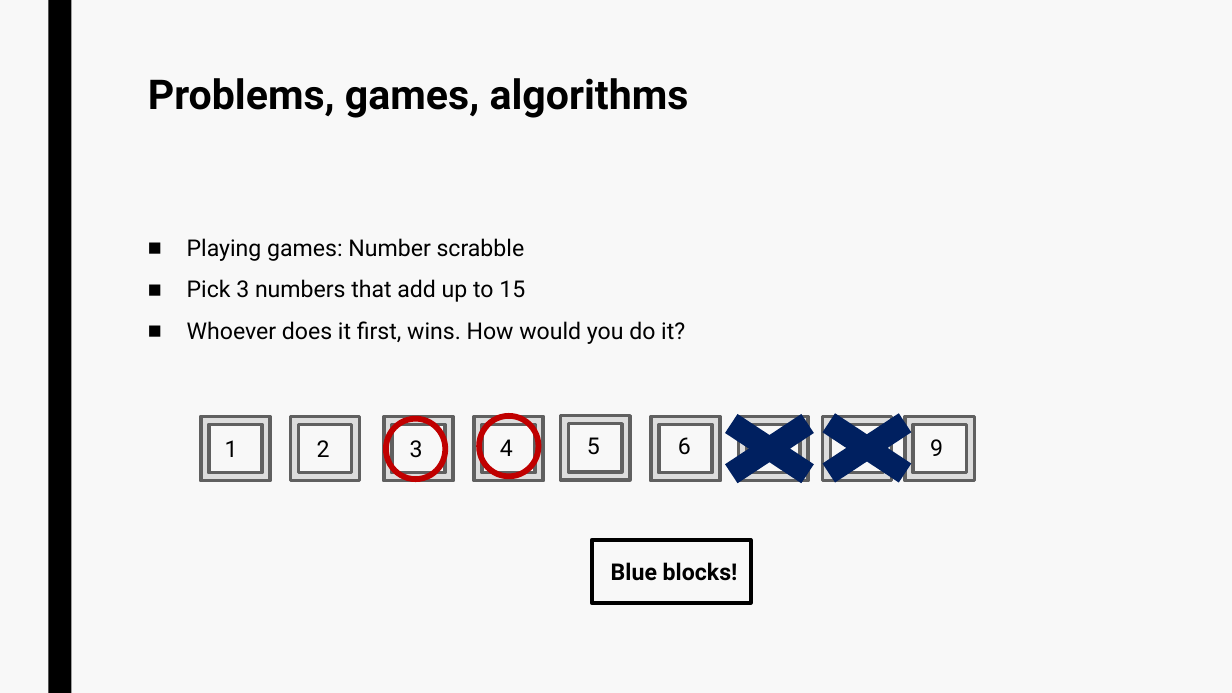
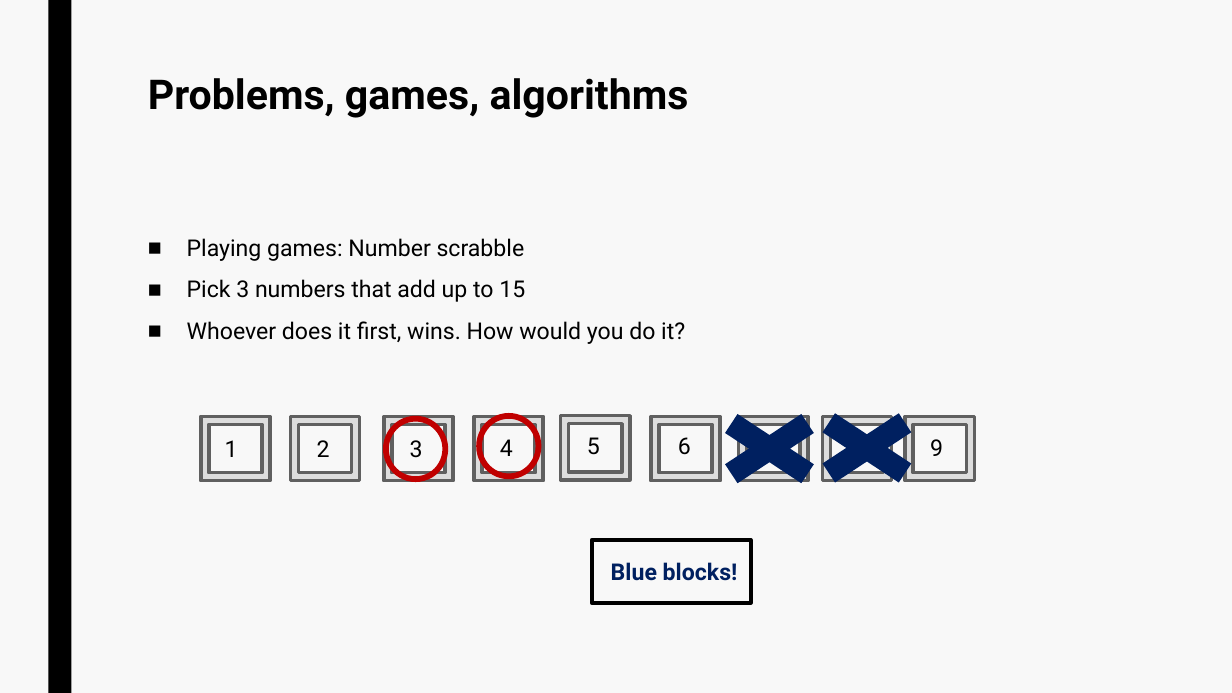
Before and after one commit to jurtasun/presentations, a slide deck: slide 4 of 202306_LMS_Complexity/230619_LMS_Complexity.ppt. Drawn at 1232x693 pixels with LibreOffice and Linux fonts; fonts in the diff are those of the drawing. Boxes give left, top, right and bottom in pixels: in the first picture for what was removed or moved away, otherwise in the second. Text is boxed around its words. In the diff, an @@ line names an element or a change of style, - is before the commit and + after.

```diff
--- a/202306_LMS_Complexity/230619_LMS_Complexity.ppt
+++ b/202306_LMS_Complexity/230619_LMS_Complexity.ppt
@@ text "Blue blocks!" at [611, 562, 738, 581]: text colour #000000 to #002060 @@
```
Also in this commit, not shown: 3 other slides changed.
